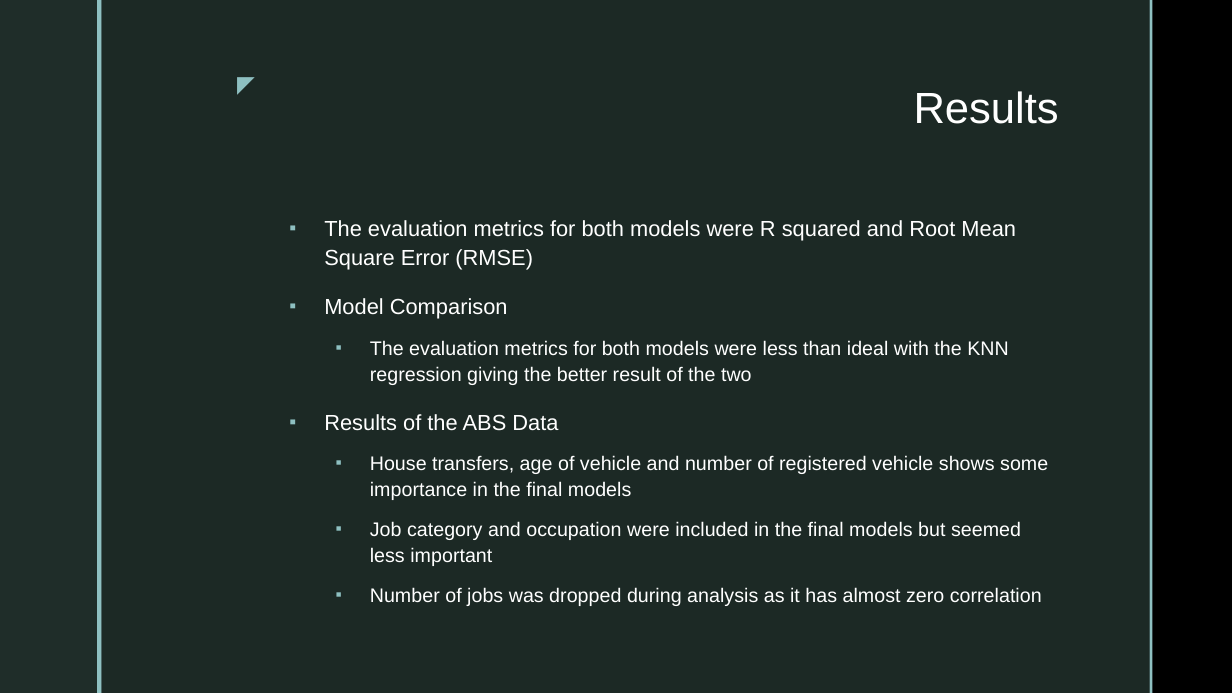
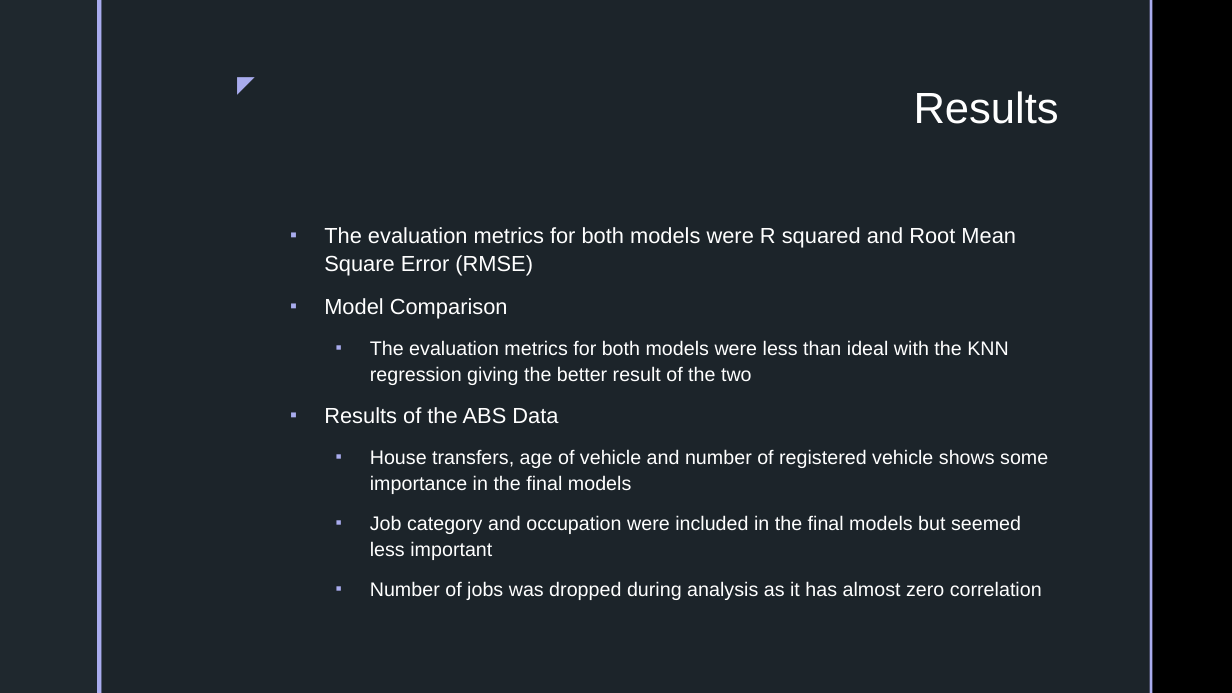
Before and after one commit to RobertRiddell/DataProject, a slide deck: slide 6 of doc/Predicting Melbourne Housing Prices.pptx. Drawn at 1232x693 pixels with LibreOffice and Linux fonts; fonts in the diff are those of the drawing; background and template pictures are left out. Boxes give left, top, right and bottom in pixels: in the first picture for what was removed or moved away, otherwise in the second. Text is boxed around its words. In the diff, an @@ line names an element or a change of style, - is before the commit and + after.

```diff
--- a/doc/Predicting Melbourne Housing Prices.pptx
+++ b/doc/Predicting Melbourne Housing Prices.pptx
@@ rectangle at (x1=0, y1=0, x2=97, y2=693): fill #1F2D29 to #1F282E @@
@@ rectangle at (x1=97, y1=0, x2=102, y2=693): fill #8EC0C1 to #A9ACEE @@
@@ rectangle at (x1=102, y1=0, x2=1150, y2=693): fill #1F2D29 at 92% opacity to #1F282E at 92% opacity @@
@@ rectangle at (x1=1150, y1=0, x2=1153, y2=693): fill #8EC0C1 to #A9ACEE @@
@@ text "◤" at (x1=222, y1=65, x2=263, y2=102): text colour #8EC0C1 to #A9ACEE @@
@@ text "The evaluation metrics for both ..." at (x1=324, y1=227, x2=1048, y2=600): indent changed; less space between paragraphs; bullet colour #8EC0C1 to #A9ACEE @@
```
Also in this commit, not shown: 6 other slides changed, 11 other files.
